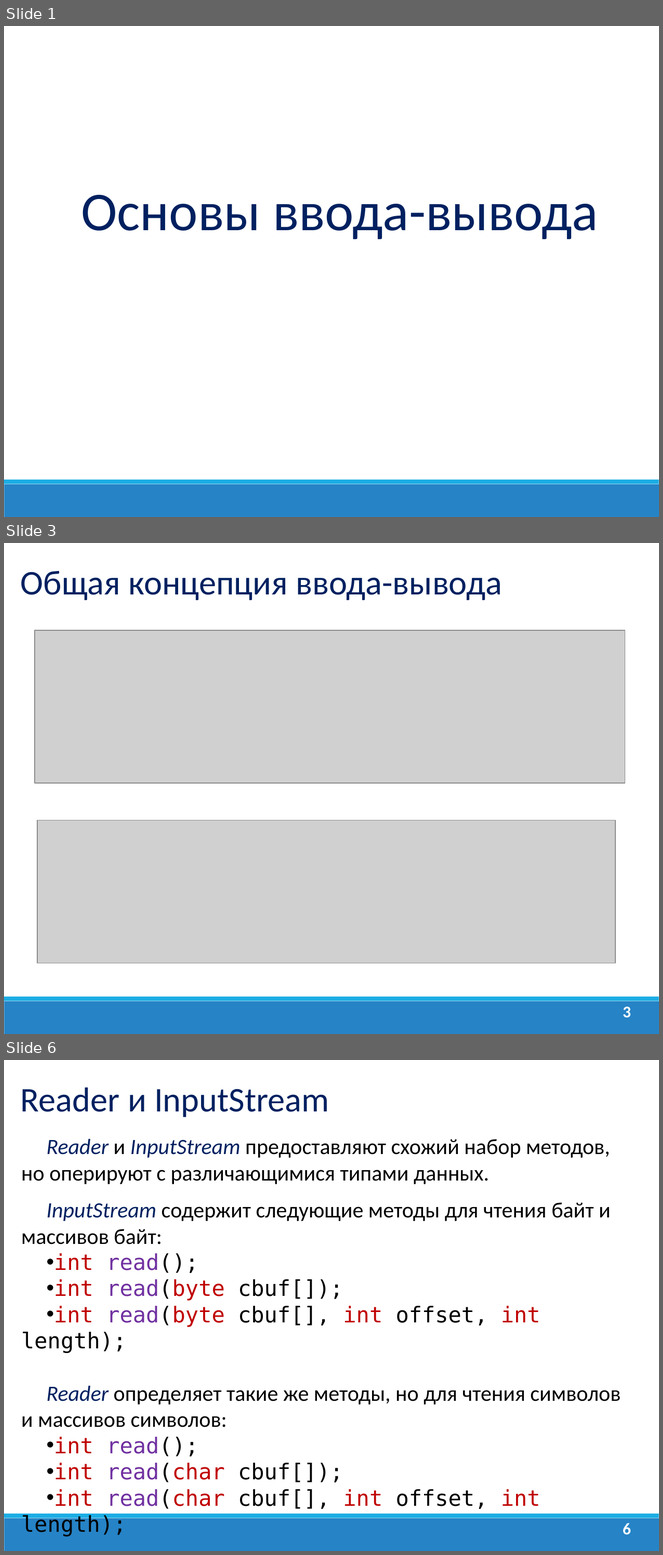
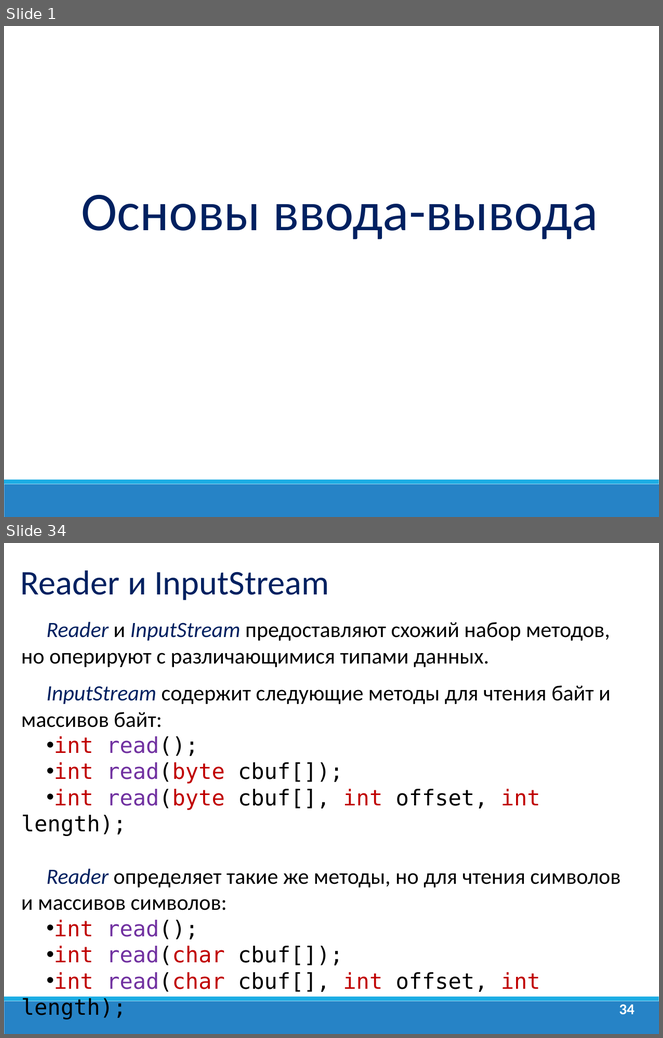
Before and after one commit to dmitry-academy/academy_5220, a slide deck: academy5220/resources/presentations_old/Java_Lection_11.Потоки ввода вывода.ppt. Shown one above the other, each under a label of ours: slides 1, 3 and 6 before the commit, slides 1 and 34 after it; the slides between them are not shown. The pictures are 663x1555 and 663x1038 pixels, drawn with LibreOffice and Linux fonts; fonts in the diff are those of the drawing; grey boxes stand for pictures; background and template pictures are left out. Boxes give left, top, right and bottom in pixels: in the first picture for what was removed or moved away, otherwise in the second. Text is boxed around its words. In the diff, an @@ line names an element or a change of style, - is before the commit and + after.

```diff
--- a/academy5220/resources/presentations_old/Java_Lection_11.Потоки ввода вывода.ppt
+++ b/academy5220/resources/presentations_old/Java_Lection_11.Потоки ввода вывода.ppt
@@ slide 3 removed at box(4, 543, 659, 1034), background #FFFFFF; not listed: 2 template elements that a slide beside it also shows @@
@@ text removed at box(21, 571, 503, 600) @@
-Общая концепция ввода-вывода
@@ picture removed at box(35, 630, 625, 783) @@
@@ picture removed at box(37, 821, 616, 964) @@
@@ page number removed at box(623, 1007, 631, 1018) @@
-3
@@ what was slide 6 is now slide 34 @@
@@ page number at box(619, 1005, 634, 1015): text changed; size 18 to 16.6 pt @@
-6
+34
```
Also in this commit, not shown: 9 slides changed, 30 slides added, 1 other slide removed, 18 other files.
